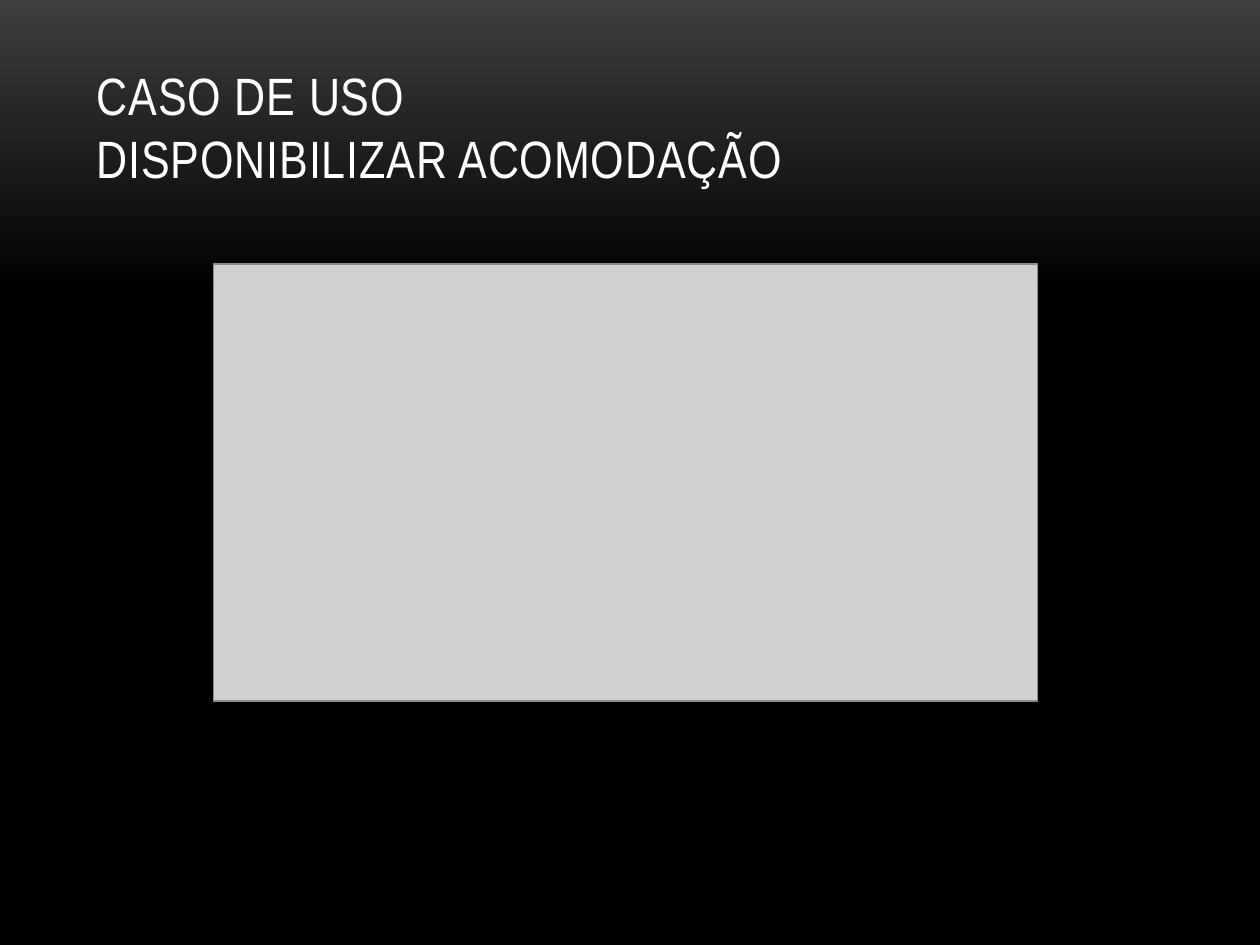
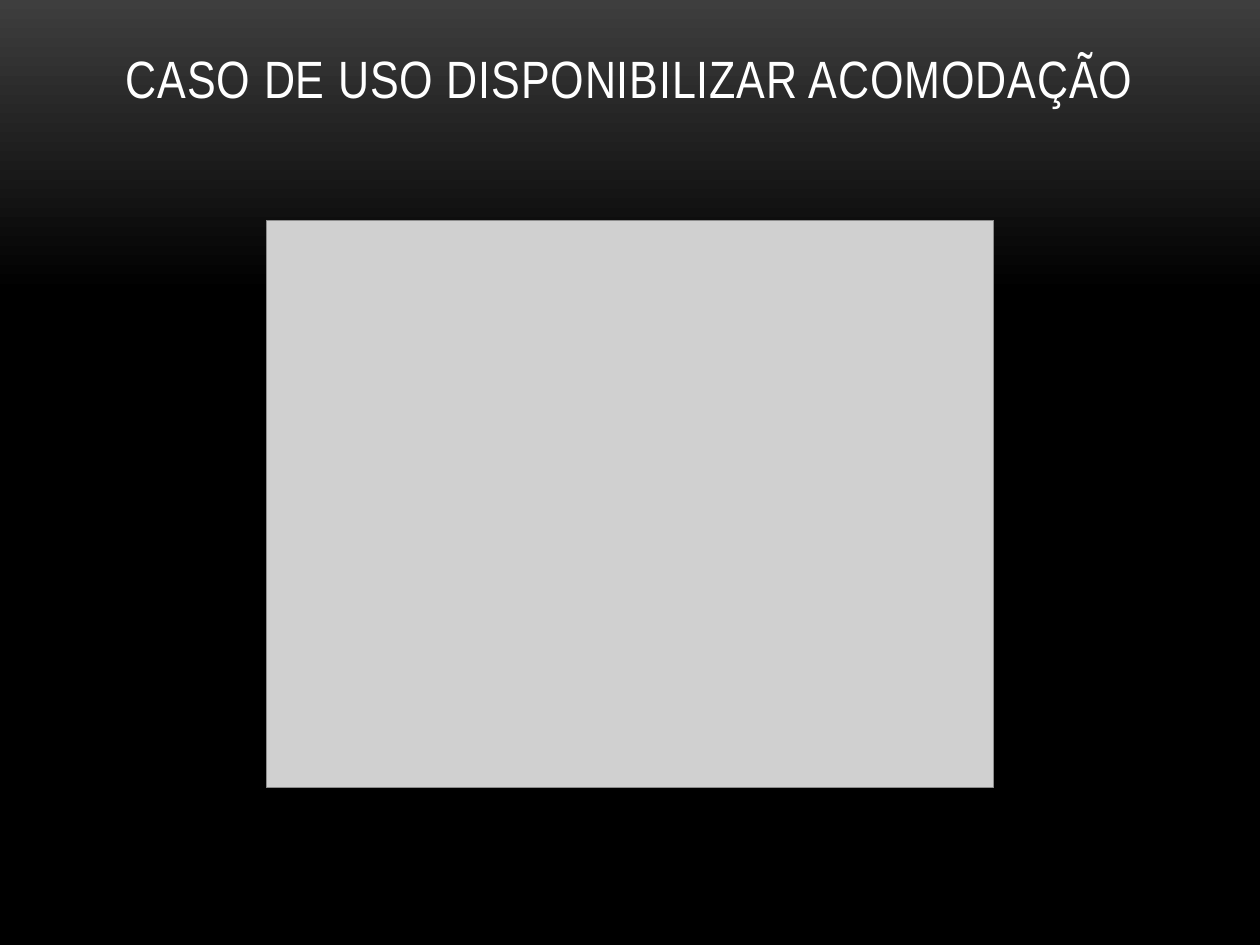
Before and after one commit to brunoemer/cooptel-ucs, a slide deck: slide 6 of Documentos/ApresentaçãoCiclo1.pptx (slide 2 before the commit). Drawn at 1260x945 pixels with LibreOffice and Linux fonts; fonts in the diff are those of the drawing; grey boxes stand for pictures; background and template pictures are left out. Boxes give left, top, right and bottom in pixels: in the first picture for what was removed or moved away, otherwise in the second. Text is boxed around its words. In the diff, an @@ line names an element or a change of style, - is before the commit and + after.

```diff
--- a/Documentos/ApresentaçãoCiclo1.pptx
+++ b/Documentos/ApresentaçãoCiclo1.pptx
@@ title "CASO DE USO DISPONIBILIZAR ACOMODAÇÃO" at [126,55,1132,108]: alignment left to centre @@
@@ picture: place and size @@
-picture at [213,265,1037,702]
+picture at [266,220,994,788]
```
Also in this commit, not shown: 3 other slides changed, 4 slides added.
